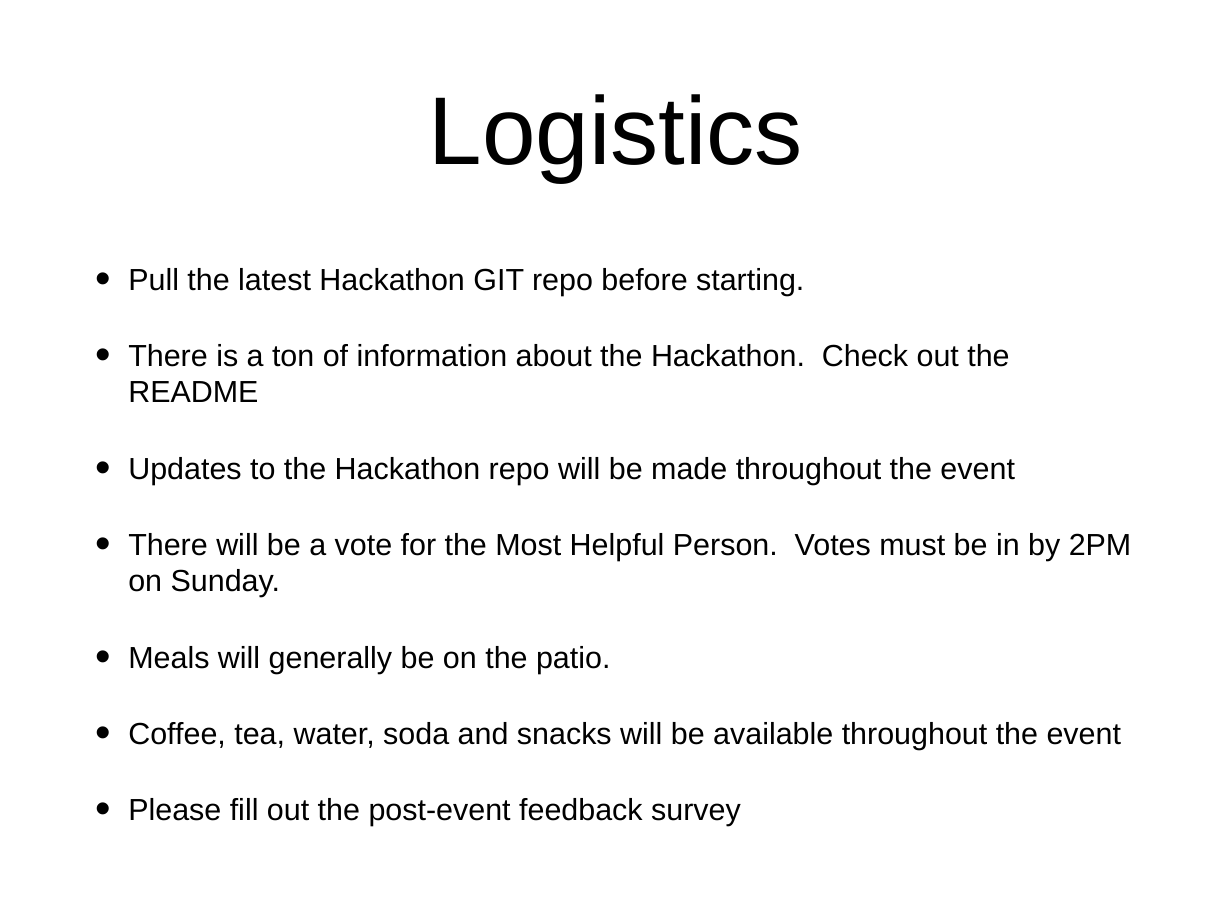
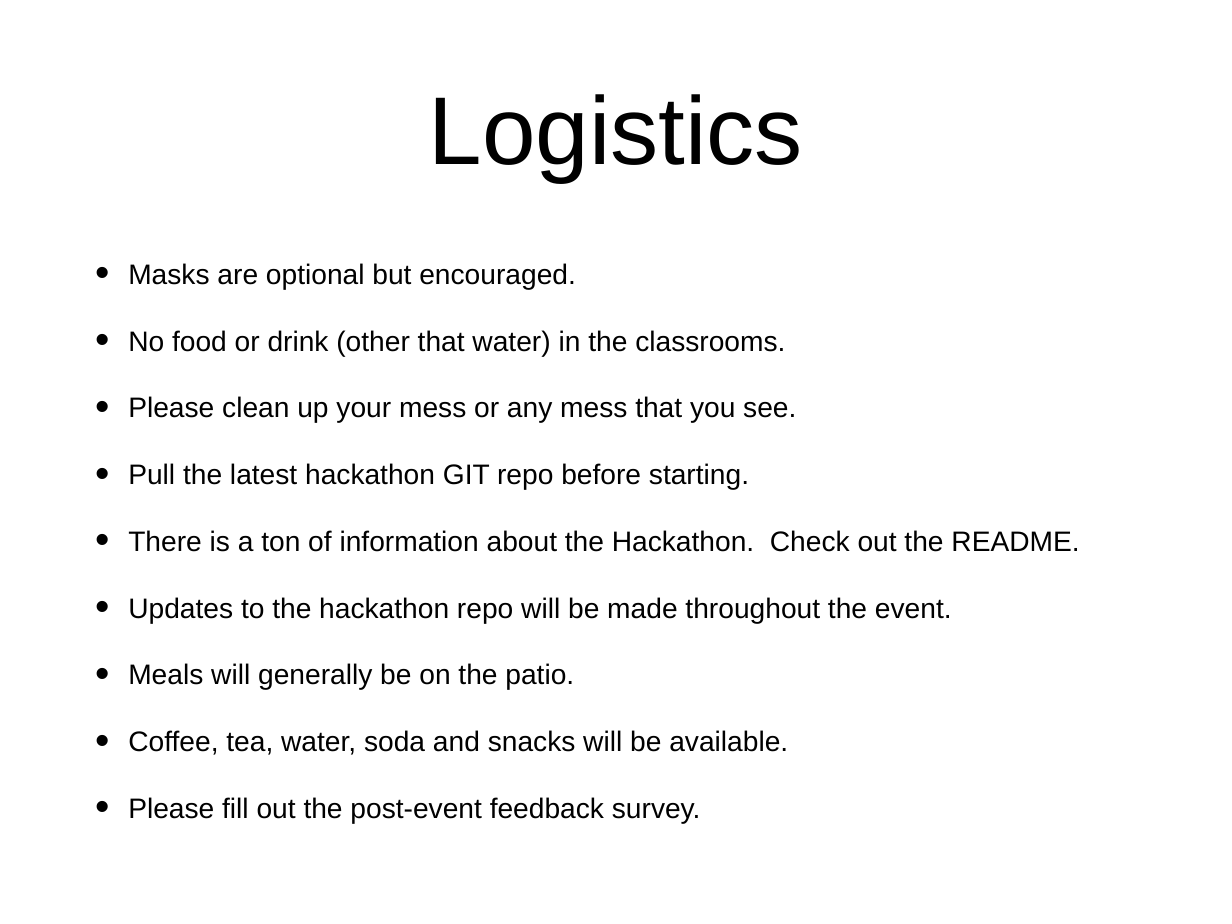
Before and after one commit to socalrug/hackathon-2022-04, a slide deck: slide 10 of admin/intro_slides/hackathon_intro_slides.pptx. Drawn at 1232x924 pixels with LibreOffice and Linux fonts; fonts in the diff are those of the drawing. Boxes give left, top, right and bottom in pixels: in the first picture for what was removed or moved away, otherwise in the second. Text is boxed around its words. In the diff, an @@ line names an element or a change of style, - is before the commit and + after.

```diff
--- a/admin/intro_slides/hackathon_intro_slides.pptx
+++ b/admin/intro_slides/hackathon_intro_slides.pptx
@@ text at bbox=[128, 263, 1079, 623]: text changed; size 25.3 to 23.4 pt @@
-• Pull the latest Hackathon GIT repo before starting.
-• There is a ton of information about the Hackathon. Check out the README
-• Updates to the Hackathon repo will be made throughout the event
-• There will be a vote for the Most Helpful Person. Votes must be in by 2PM on Sunday.
+• Masks are optional but encouraged.
+• No food or drink (other that water) in the classrooms.
+• Please clean up your mess or any mess that you see.
+• Pull the latest hackathon GIT repo before starting.
+• There is a ton of information about the Hackathon. Check out the README.
+• Updates to the hackathon repo will be made throughout the event.
@@ text at bbox=[128, 663, 574, 689]: size 25.3 to 23.4 pt in "Meals will generally be on the patio."; line spacing 1 to 0.8 @@
@@ text at bbox=[128, 730, 788, 823]: text changed; size 25.3 to 23.4 pt @@
-• Coffee, tea, water, soda and snacks will be available throughout the event
-• Please fill out the post-event feedback survey
+• Coffee, tea, water, soda and snacks will be available.
+• Please fill out the post-event feedback survey.
```
Also in this commit, not shown: 4 other slides changed, 3 other files.
